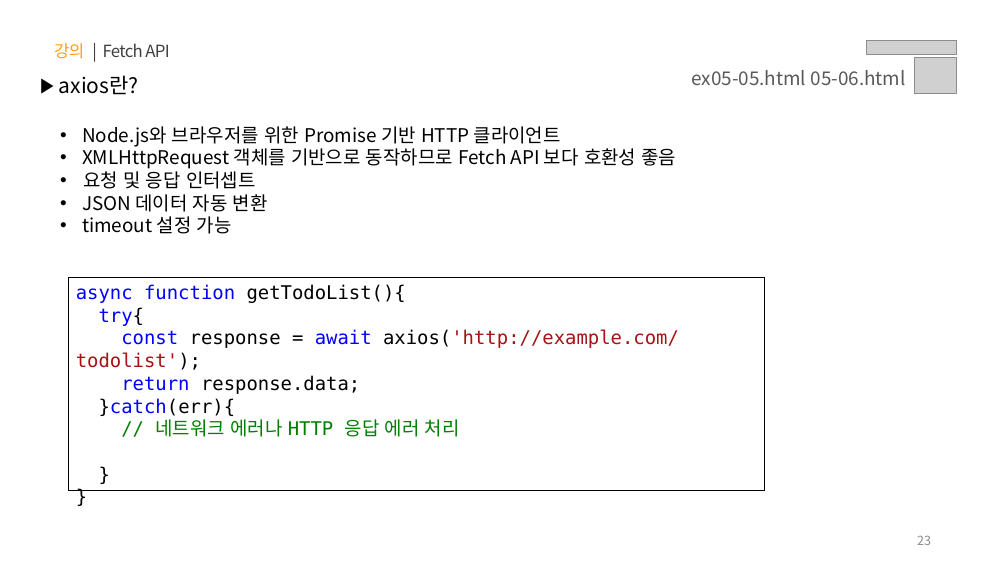
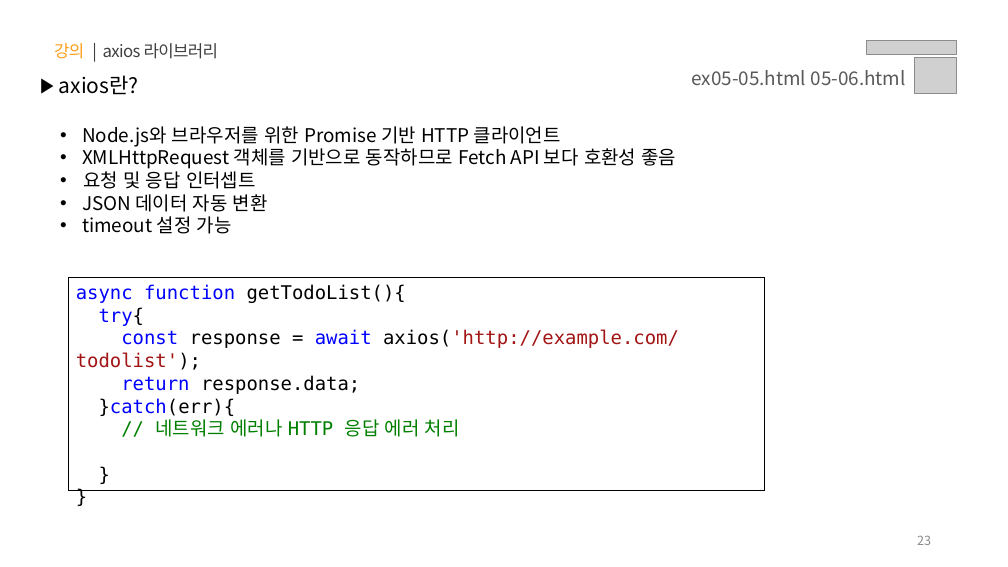
Before and after one commit to s-ja/lion_plus, a slide deck: slide 23 of PPT/05.자바스크립트 - DOM, Ajax.pptx. Drawn at 1008x567 pixels with LibreOffice and Linux fonts; fonts in the diff are those of the drawing; grey boxes stand for pictures. Boxes give left, top, right and bottom in pixels: in the first picture for what was removed or moved away, otherwise in the second. Text is boxed around its words. In the diff, an @@ line names an element or a change of style, - is before the commit and + after.

```diff
--- a/PPT/05.자바스크립트 - DOM, Ajax.pptx
+++ b/PPT/05.자바스크립트 - DOM, Ajax.pptx
@@ text at <box>54,43,219,59</box>: text changed @@
-강의 | Fetch API
+강의 | axios 라이브러리
```
Also in this commit, not shown: 3 other slides changed.
